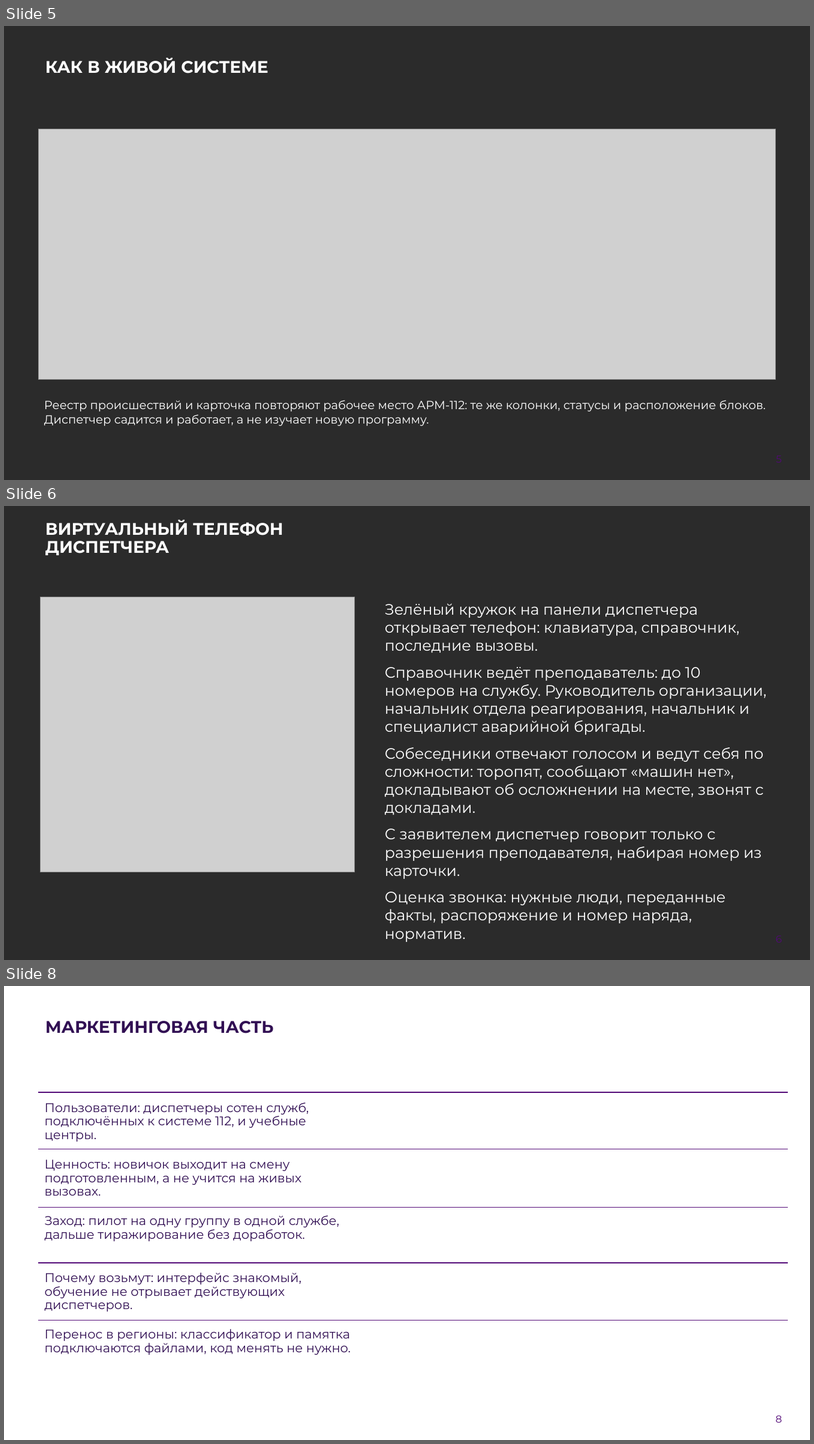
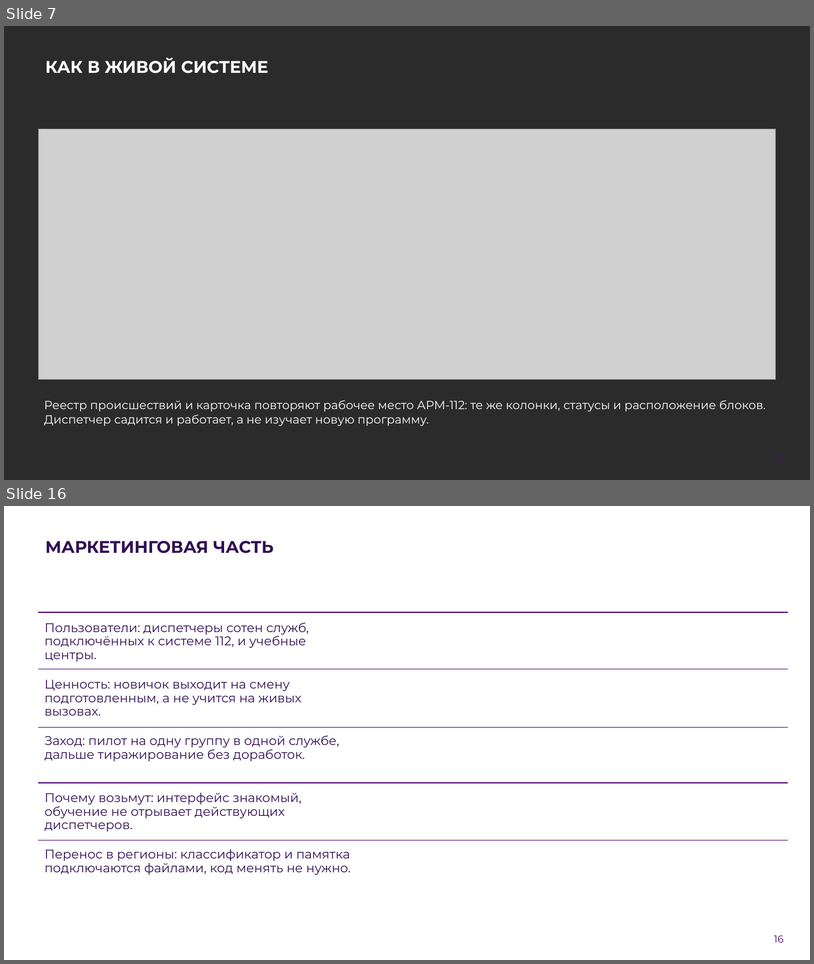
Before and after one commit to Vadik145-beep/lct-112-simulator, a slide deck: docs/presentation/ЛЦТ2026_Ультратех_задача9.pptx. Shown one above the other, each under a label of ours: slides 5, 6 and 8 before the commit, slides 7 and 16 after it; the slides between them are not shown. The pictures are 814x1444 and 814x964 pixels, drawn with LibreOffice and Linux fonts; fonts in the diff are those of the drawing; grey boxes stand for pictures; background and template pictures are left out; a plain dark background stands for a picture behind light text. Boxes give left, top, right and bottom in pixels: in the first picture for what was removed or moved away, otherwise in the second. Text is boxed around its words. In the diff, an @@ line names an element or a change of style, - is before the commit and + after.

Commit message:
docs: презентация финала со скриншотами стенда и пояснениями (#268)
26 слайдов. Добавлены схема «Как проходит занятие», экраны стенда со стрелками
и пояснениями: вход, карточка, виртуальный телефон, справочник, форма «Задания
формирует ИИ», мониторинг преподавателя, разбор с советами. Убраны слайды
«Как устроено» и «Оценка» (их содержание вошло в экраны). Обязательные слайды
шаблона сохранены.

```diff
--- a/docs/presentation/ЛЦТ2026_Ультратех_задача9.pptx
+++ b/docs/presentation/ЛЦТ2026_Ультратех_задача9.pptx
@@ slide 6 removed at box(4, 506, 810, 960), background picture (left out) @@
@@ title removed at box(45, 520, 284, 555) @@
-ВИРТУАЛЬНЫЙ ТЕЛЕФОН ДИСПЕТЧЕРА
@@ picture removed at box(40, 597, 355, 872) @@
@@ text removed at box(385, 603, 767, 942) @@
-Зелёный кружок на панели диспетчера открывает телефон: клавиатура, справочник, последние вызовы.
-Справочник ведёт преподаватель: до 10 номеров на службу. Руководитель организации, начальник отдела реагирования, начальник и специалист аварийной бригады.
-Собеседники отвечают голосом и ведут себя по сложности: торопят, сообщают «машин нет», докладывают об осложнении на месте, звонят с докладами.
-С заявителем диспетчер говорит только с разрешения преподавателя, набирая номер из карточки.
-Оценка звонка: нужные люди, переданные факты, распоряжение и номер наряда, норматив.
@@ page number removed at box(761, 927, 798, 951) @@
-6
@@ what was slide 5 is now slide 7 @@
@@ page number at box(761, 447, 798, 471): text changed @@
-5
+7
@@ what was slide 8 is now slide 16 @@
@@ page number at box(774, 935, 784, 942): text changed @@
-8
+16
```
Also in this commit, not shown: 6 slides changed, 9 slides added, 3 other slides removed, 1 other file.
